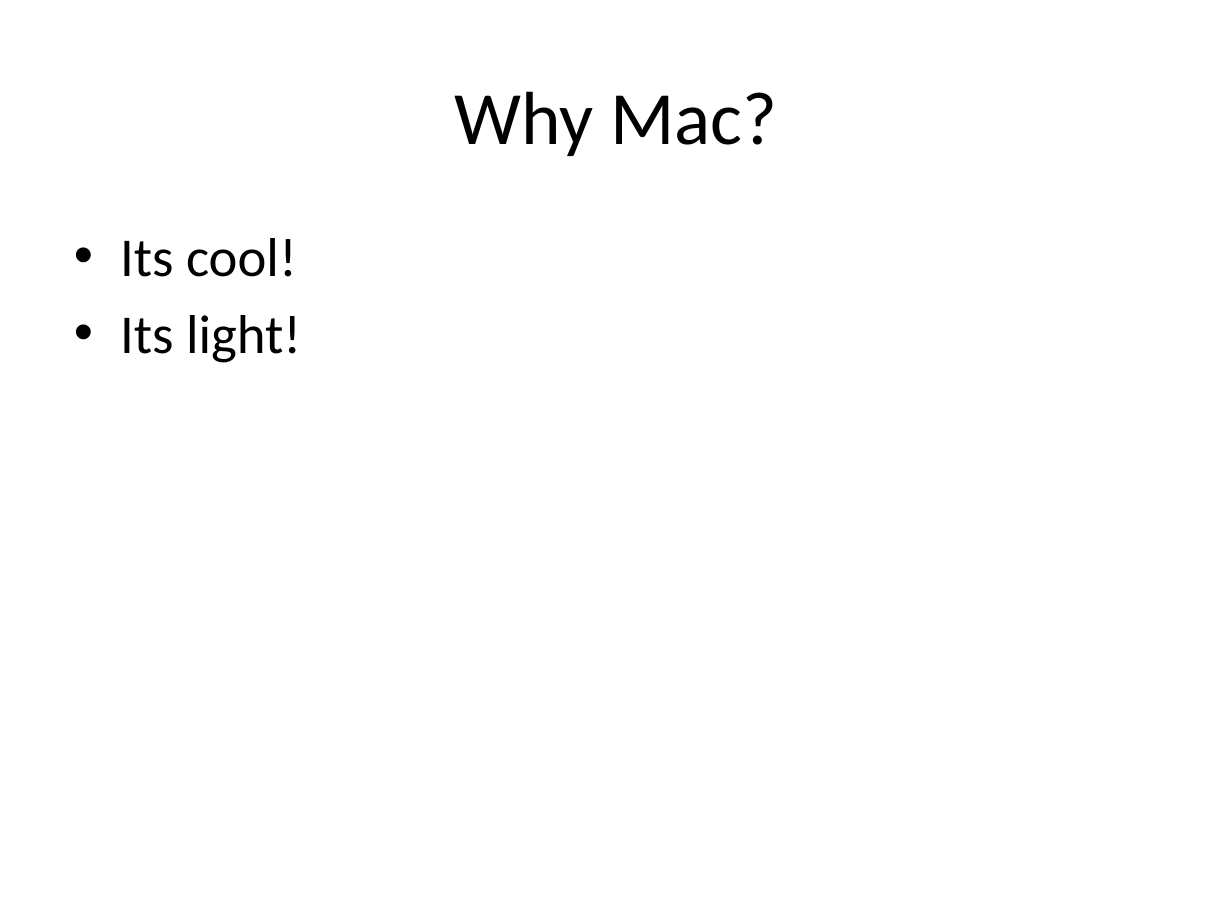
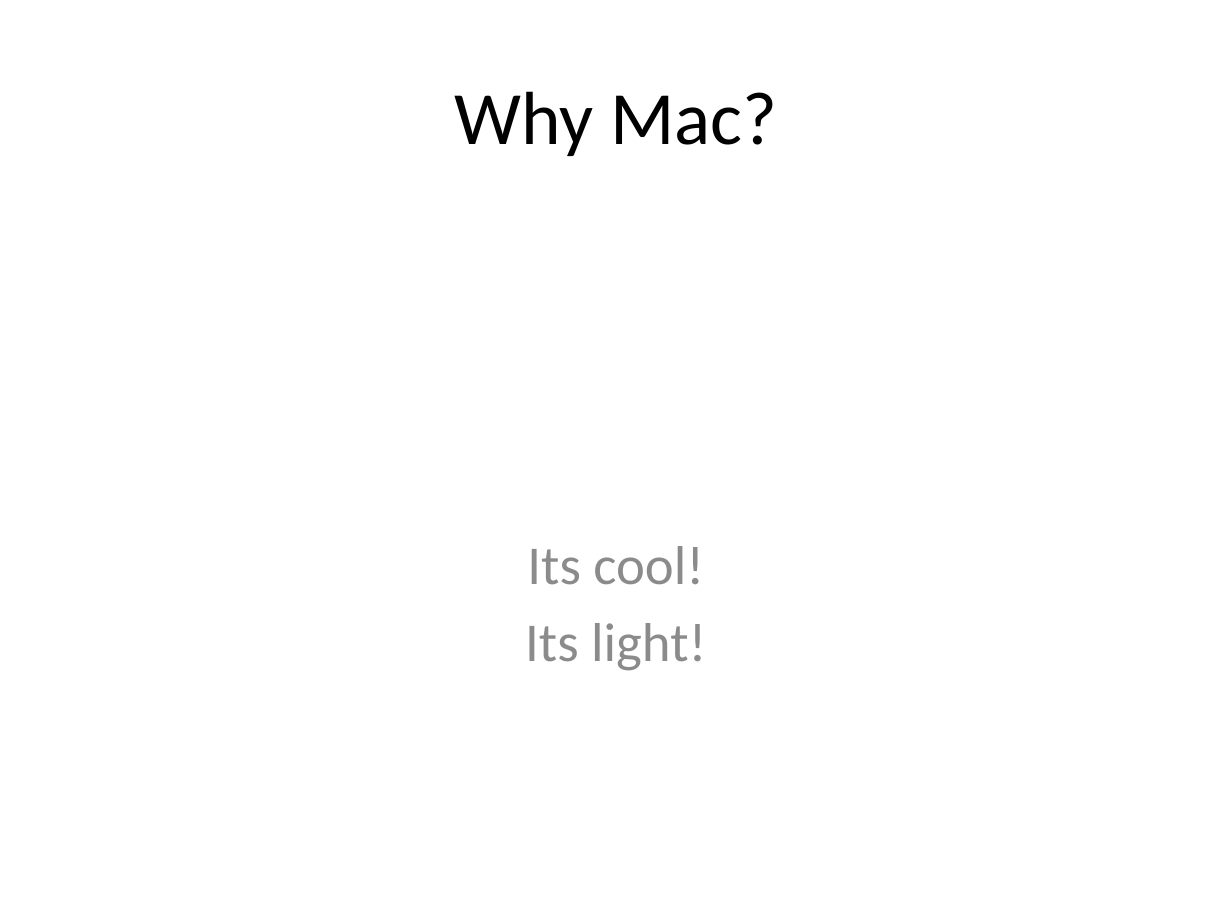
Before and after one commit to pythonicrubyist/powerpoint, a slide deck: slide 2 of samples/pptx/sample.pptx. Drawn at 1232x924 pixels with LibreOffice and Linux fonts; fonts in the diff are those of the drawing. Boxes give left, top, right and bottom in pixels: in the first picture for what was removed or moved away, otherwise in the second. Text is boxed around its words. In the diff, an @@ line names an element or a change of style, - is before the commit and + after.

```diff
--- a/samples/pptx/sample.pptx
+++ b/samples/pptx/sample.pptx
@@ text "Its cool!": place and size @@
-text "Its cool!" at (120,238,301,363)
+text "Its cool!" at (525,546,706,671)
@@ text "Its cool!" at (525,546,706,671): text colour #000000 to #8C8C8C; alignment left to centre; bullet • to none @@
```
Also in this commit, not shown: 4 other slides changed, 1 slide removed, 59 other files.
